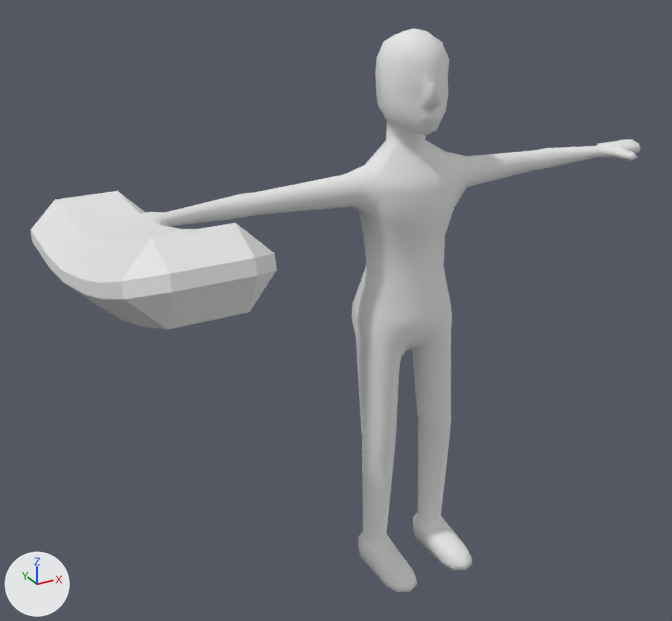
A saved change to the FBX model MagicMeatBallBetaUnity/Assets/Model/Moster/Stage0/Marginal/normalMarginal.fbx.
The view is the same before and after, from a camera (50 mm lens) standing at (-1.62, -2.464, 2.243) and looking at (-0.298, -0.06, 1.041). The axes (+X, +Y, +Z) are drawn at lower left. The lights are the same throughout.

Objects in the first picture: 'marginal', 'pliow'.
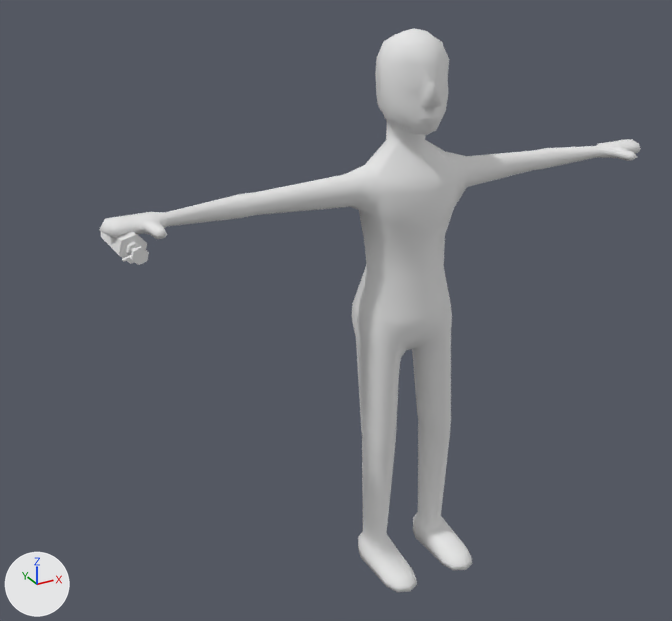
Location of each change, [x1, y1, x2, y2] in pixels of the pictures (672 x 621 px):
'pliow', hidden: before [31, 191, 277, 330]

Diff of the bpy script that builds the scene:
```diff
--- a/MagicMeatBallBetaUnity/Assets/Model/Moster/Stage0/Marginal/normalMarginal.fbx.py
+++ b/MagicMeatBallBetaUnity/Assets/Model/Moster/Stage0/Marginal/normalMarginal.fbx.py
@@ ob_pliow @@
 ob_pliow.location = (0.0, 0.0, 0.0)
+ob_pliow.hide_viewport = True
```
